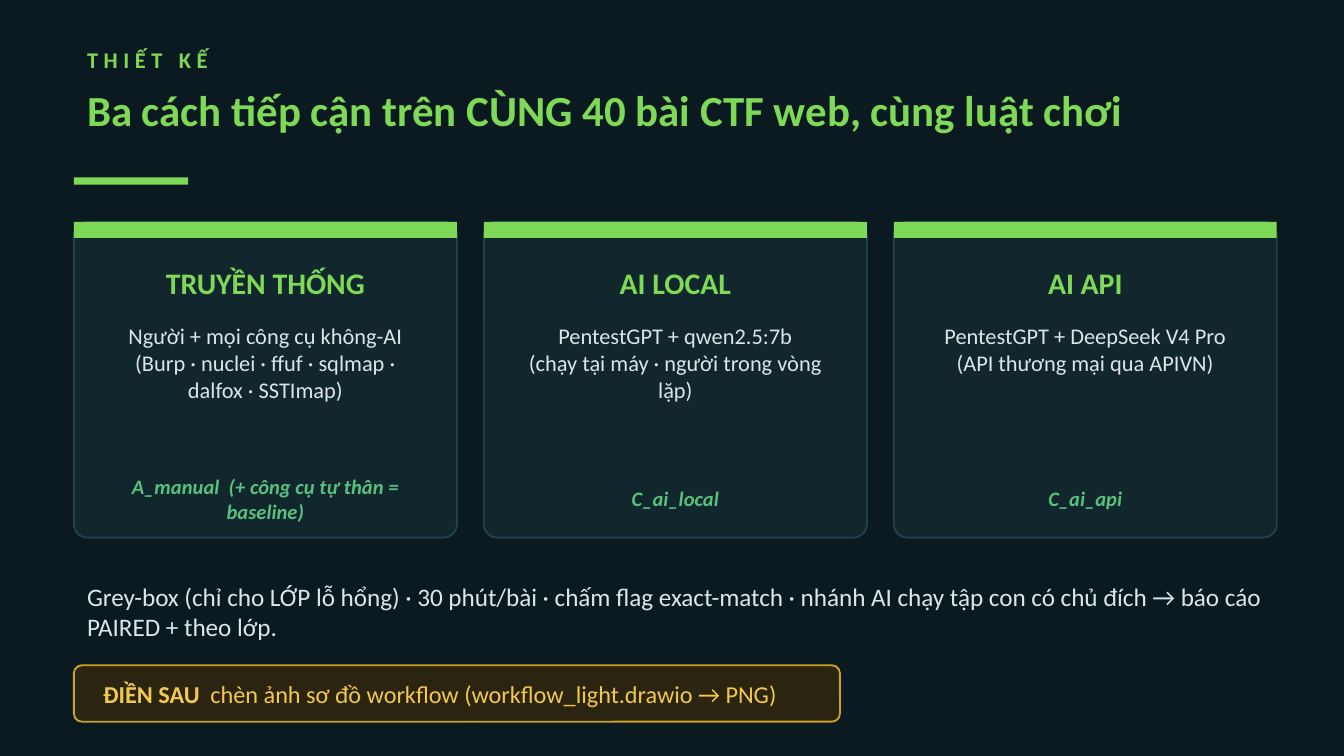
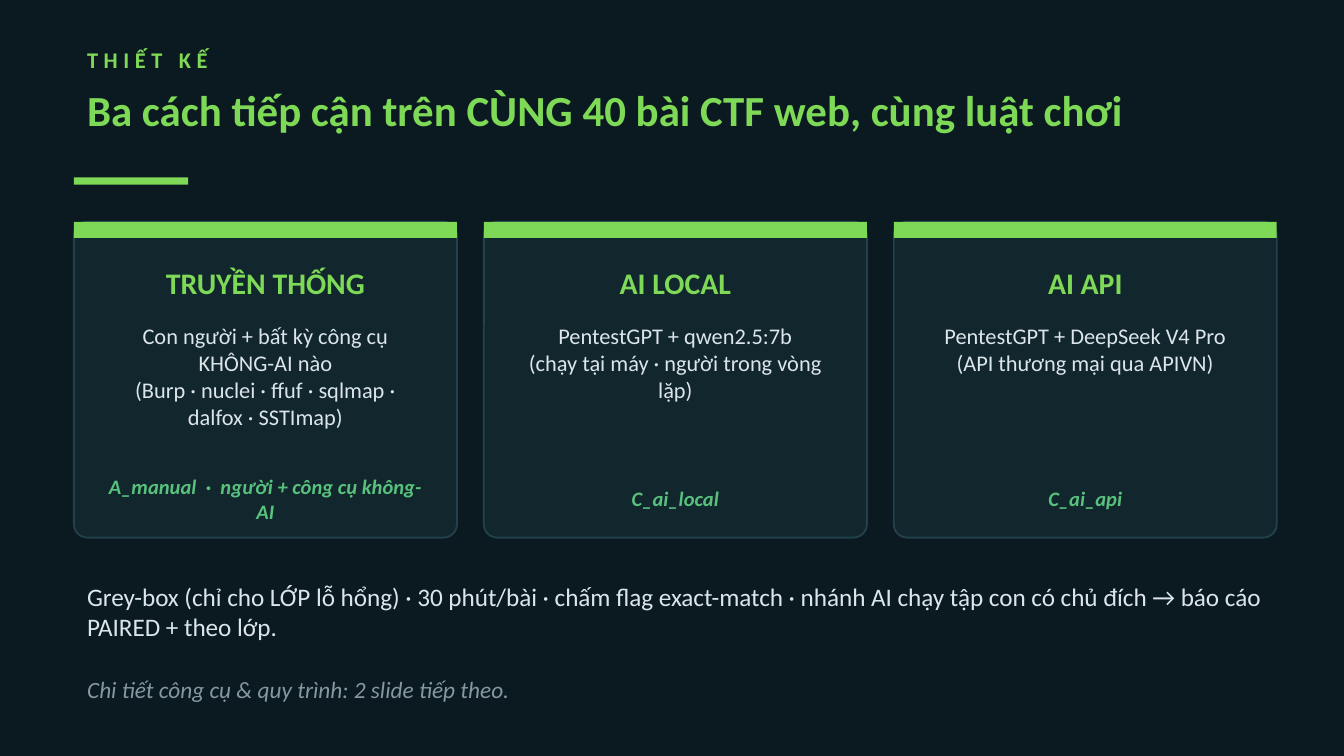
Before and after one commit to VuNguyenBinh/KLTN-FA26, a slide deck: slide 4 of Slide/KTLN_slide.pptx. Drawn at 1344x756 pixels with LibreOffice and Linux fonts; fonts in the diff are those of the drawing. Boxes give left, top, right and bottom in pixels: in the first picture for what was removed or moved away, otherwise in the second. Text is boxed around its words. In the diff, an @@ line names an element or a change of style, - is before the commit and + after.

```diff
--- a/Slide/KTLN_slide.pptx
+++ b/Slide/KTLN_slide.pptx
@@ text at bbox=[143, 327, 388, 371]: text changed @@
-Người + mọi công cụ không-AI
+Con người + bất kỳ công cụ KHÔNG-AI nào
@@ text at bbox=[109, 479, 422, 519]: text changed @@
-A_manual (+ công cụ tự thân = baseline)
+A_manual · người + công cụ không-AI
@@ rounded rectangle removed at bbox=[74, 665, 840, 722] @@
@@ text added at bbox=[87, 680, 509, 702], 12.5 pt, text #8498A2, italic @@
+Chi tiết công cụ & quy trình: 2 slide tiếp theo.
@@ text removed at bbox=[103, 683, 777, 707] @@
-ĐIỀN SAU chèn ảnh sơ đồ workflow (workflow_light.drawio → PNG)
```
Also in this commit, not shown: 5 other slides changed, 5 slides added, 3 slides removed, 4 other files.
